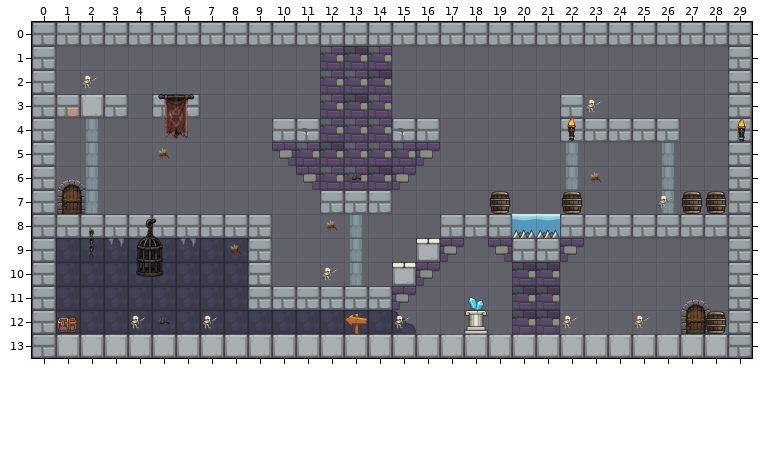
An edit to a level. Tiled map, assets/maps/world1/level_07.tmx. The picture above is the old version.
Cells are 128x128 px. Shown: x 0..29, y 0..13.
After the commit:
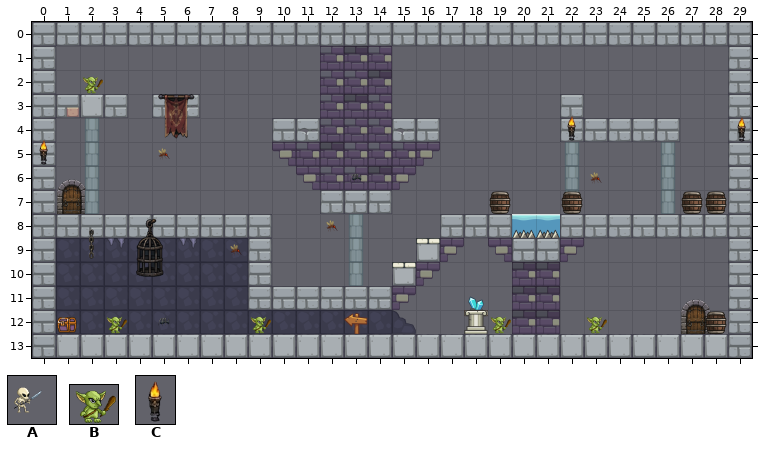
Key: from "enemy": A 2 "enemy", B 7 "enemy"; from "items": C 20 "torch".
Objects are placed by their top-left corner, in cells (3,4 is the top-left corner of cell 3,4); size is 1x1 cell unless given.
The exact change:
--- layer "objects"
+B "enemy" at 2,2.2 size 1x0.8
+C "torch" at 0,4.8 size 1x1.2
+B "enemy" at 3,12.2 size 1x0.8
+B "enemy" at 9,12.2 size 1x0.8
+B "enemy" at 19,12.2 size 1x0.8
+B "enemy" at 23,12.2 size 1x0.8
-A "enemy" at 2,2
-A "enemy" at 12,10
-A "enemy" at 7,12
--- layer "enemies"
-A "enemy" at 23,3
-A "enemy" at 26,7
-A "enemy" at 4,12
-A "enemy" at 15,12
-A "enemy" at 22,12
-A "enemy" at 25,12
